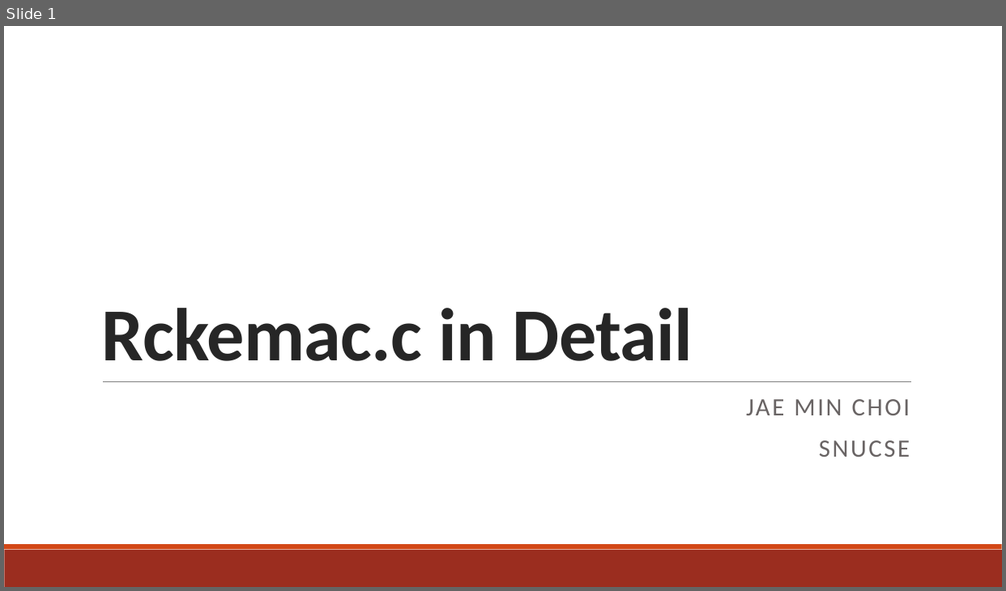
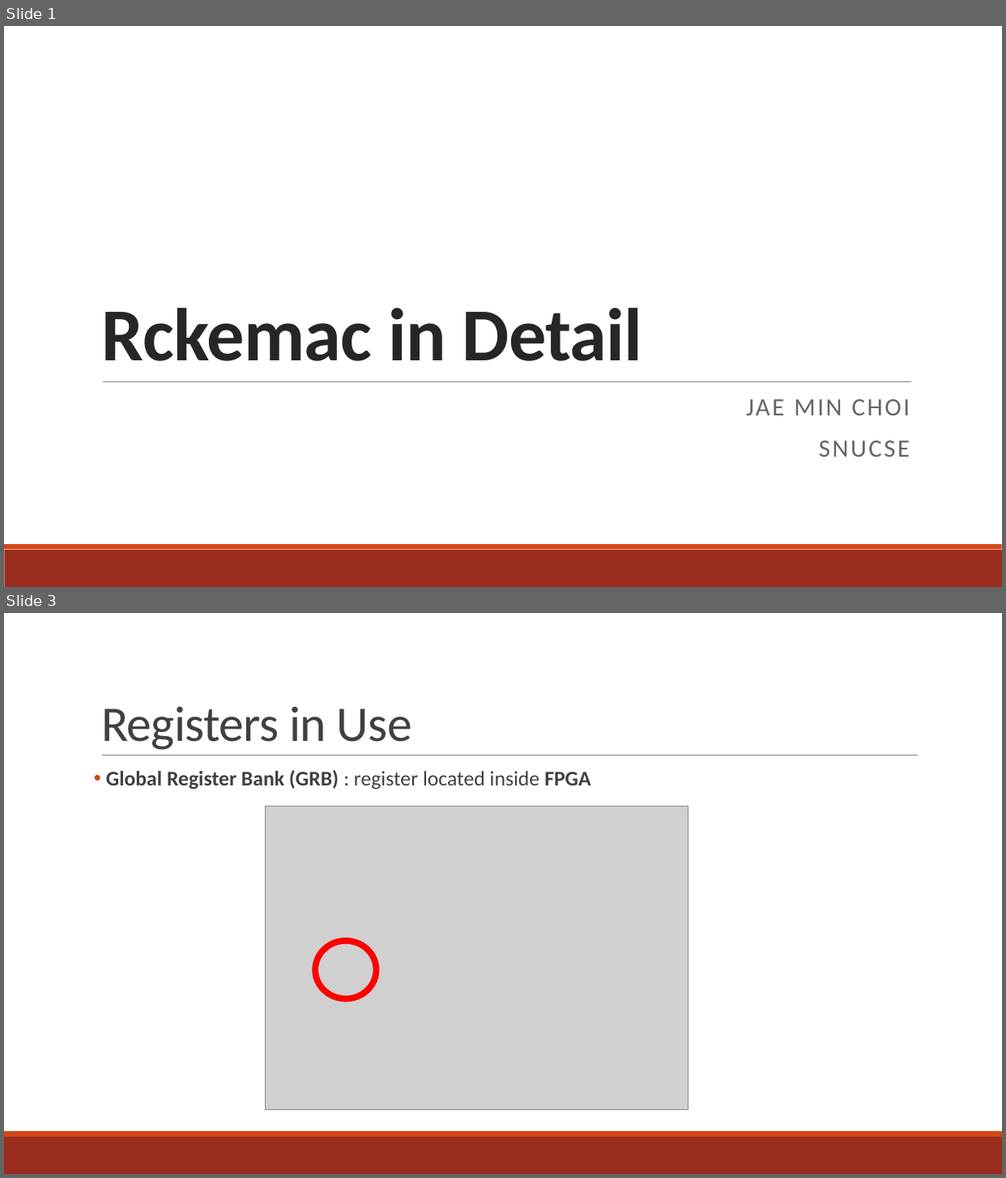
Before and after one commit to minitu/urop_priv, a slide deck: rckemac_detailed.pptx. Shown one above the other, each under a label of ours: slide 1 before the commit, slides 1 and 3 after it; the slides between them are not shown. The pictures are 1006x591 and 1006x1178 pixels, drawn with LibreOffice and Linux fonts; fonts in the diff are those of the drawing; grey boxes stand for pictures. Boxes give left, top, right and bottom in pixels: in the first picture for what was removed or moved away, otherwise in the second. Text is boxed around its words. In the diff, an @@ line names an element or a change of style, - is before the commit and + after.

```diff
--- a/rckemac_detailed.pptx
+++ b/rckemac_detailed.pptx
@@ slide 3 added at [4,613,1002,1174], background #FFFFFF; not listed: 2 template elements that a slide beside it also shows @@
@@ title added at [101,706,412,750], 48 pt, text #404040 @@
+Registers in Use
@@ line added from (102, 756) to (918, 756), #808080 0.5 pt @@
@@ text added at [106,770,590,790], 20 pt, text #404040, bold @@
+• Global Register Bank (GRB) : register located inside FPGA
@@ picture added at [266,806,689,1110] @@
@@ ellipse added at [315,941,377,999], outline #FF0000 6 pt @@
@@ slide 1 changed as well @@
@@ title at [101,308,642,361]: text changed @@
-Rckemac.c in Detail
+Rckemac in Detail
```
Also in this commit, not shown: 1 other slide changed, 9 other slides added, 2 slides removed, 1 other file.
